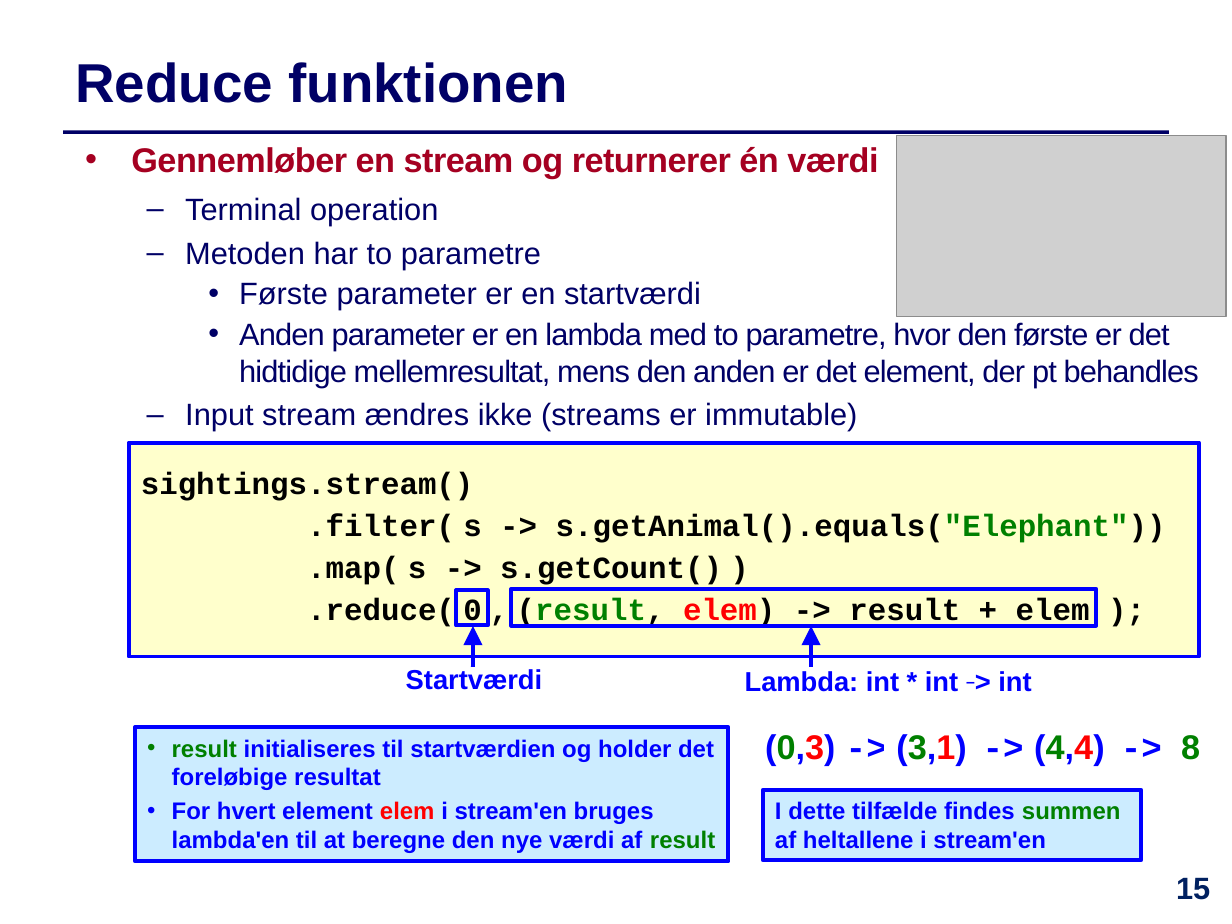
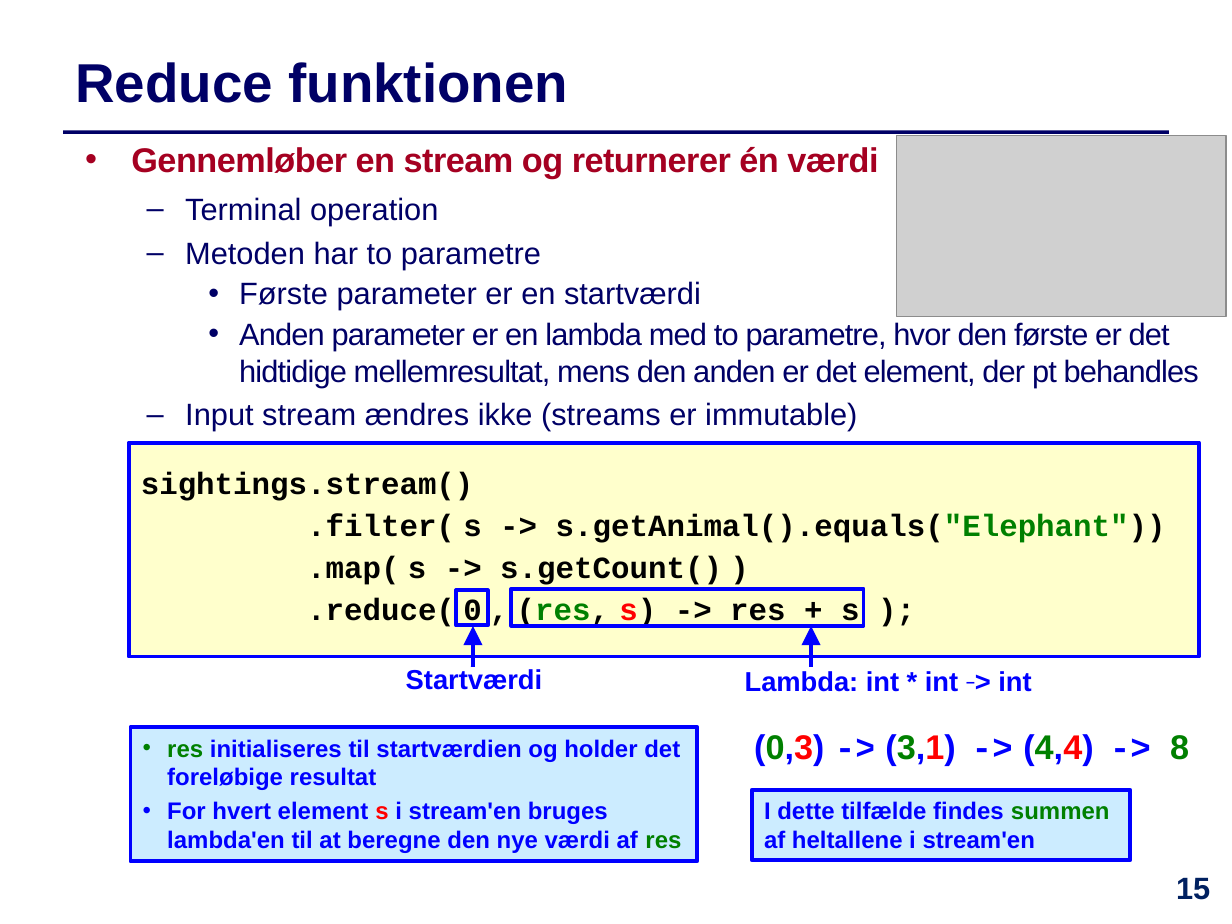
Before and after one commit to IntProgAU/Materiale, a slide deck: slide 15 of web/e23/uge_5b/Slides-Uge5-Torsdag.pptx. Drawn at 1232x924 pixels with LibreOffice and Linux fonts; fonts in the diff are those of the drawing; grey boxes stand for pictures. Boxes give left, top, right and bottom in pixels: in the first picture for what was removed or moved away, otherwise in the second. Text is boxed around its words. In the diff, an @@ line names an element or a change of style, - is before the commit and + after.

```diff
--- a/web/e23/uge_5b/Slides-Uge5-Torsdag.pptx
+++ b/web/e23/uge_5b/Slides-Uge5-Torsdag.pptx
@@ text in rectangle at (307, 598, 859, 629): text changed @@
-.reduce( 0 , (result, elem) -> result + elem );
+.reduce( 0 , (res, s) -> res + s );
@@ rectangle: place and size @@
-rectangle at (511, 589, 1096, 626)
+rectangle at (511, 589, 864, 626)
@@ 7 texts, 1 rectangle: place and size @@
-7 texts, 1 rectangle at (763, 718, 1200, 860)
+7 texts, 1 rectangle at (752, 718, 1189, 860)
@@ rectangle "res initialiseres til startværdien og ...": place and size @@
-rectangle "res initialiseres til startværdien og ..." at (136, 727, 729, 861)
+rectangle "res initialiseres til startværdien og ..." at (131, 727, 697, 861)
@@ text in rectangle at (167, 739, 681, 853): text changed @@
-• result initialiseres til startværdien og holder det foreløbige resultat
-• For hvert element elem i stream'en bruges lambda'en til at beregne den nye værdi af result
+• res initialiseres til startværdien og holder det foreløbige resultat
+• For hvert element s i stream'en bruges lambda'en til at beregne den nye værdi af res
```
Also in this commit, not shown: 8 other slides changed, 1 slide added, 1 other file.
